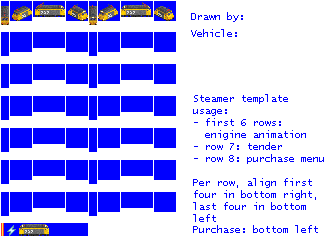
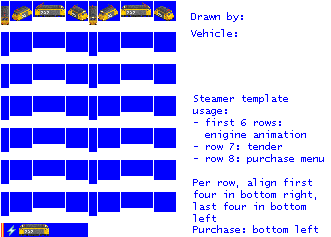
Layer changes from the first 331px x 237px image to the second:
painted on "empty.png" over [1, 236, 88, 237]
